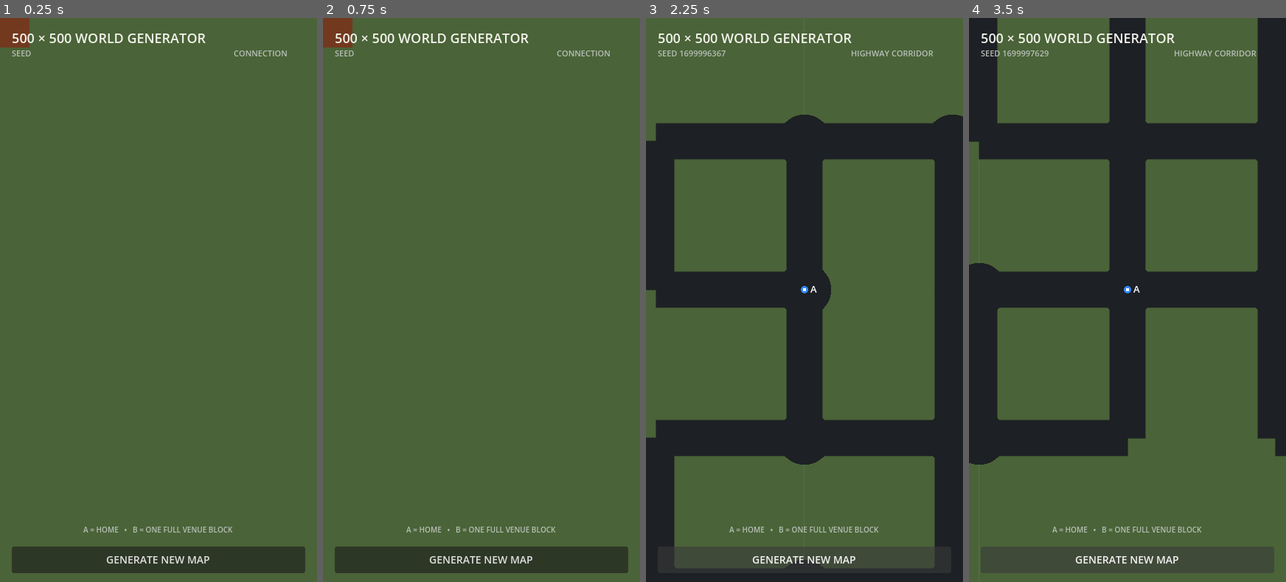
Above: before the commit, frames 1-4 (left to right).
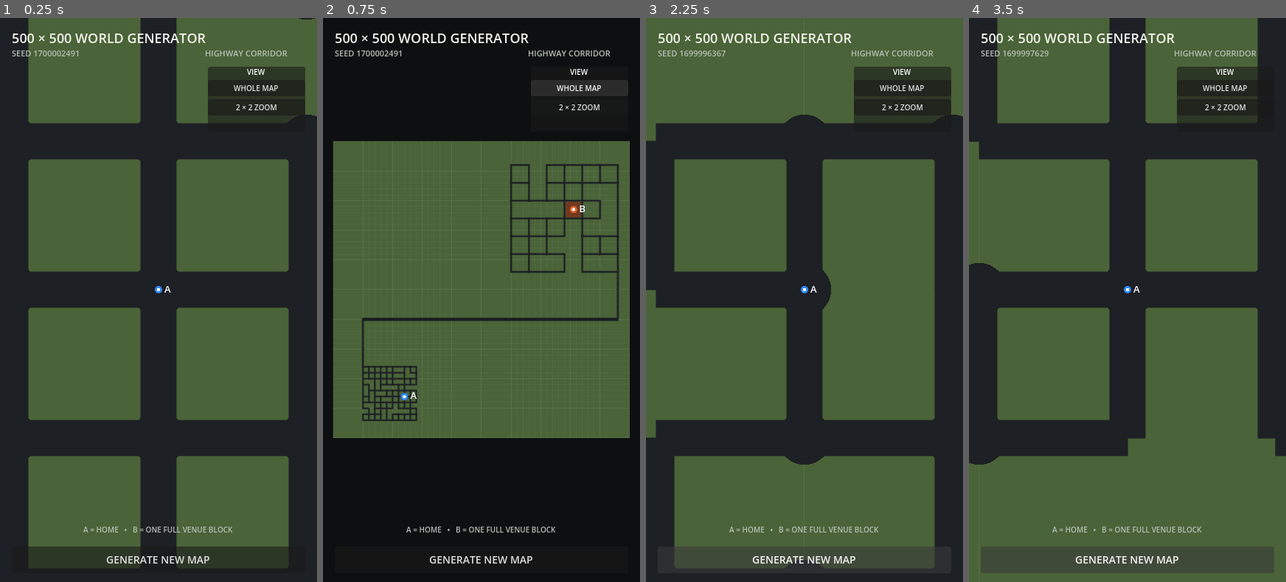
Above: after the commit, the same moments.

Repository: patrickcallahancomedy/comedian
Game: Godot game, scene res://scenes/drive/grid_world_prototype.tscn
Two runs of this game, one before a commit and one after it. Both use one fixed random seed, a clock stepped at 60 frames per second and the inputs below. This scene is started directly instead of the project's main scene.
Inputs (mouse positions are in pixels of both pictures, inside the frame that each line leads up to):
- Up to frame 1 (0.25 s): no input
- Up to frame 2 (0.75 s): click (579, 85) at 0.5 s, where only the run after the commit has a clickable "WHOLE MAP"
- Up to frame 3 (2.25 s): click (902, 108) at 1.25 s, where only the run after the commit has a clickable "2 × 2 ZOOM"; click "GENERATE NEW MAP" at 2 s
- Up to frame 4 (3.5 s): click "GENERATE NEW MAP" at 2.75 s

The runs differ from the first frame. In frame 1, 47% of the frame differs, in the area x 0-100%, y 0-100%; in frame 2, 53%; in frame 3, 3.0%; in frame 4, 2.6%.
Error before the commit: Invalid access to property or key 'pressed' on a base object of type 'null instance'. (res://scripts/drive/grid_world_map.gd:40)

Commit message:
Add generator view settings box

Diff:
--- a/godot/scenes/drive/grid_world_prototype.tscn
+++ b/godot/scenes/drive/grid_world_prototype.tscn
@@ -60,6 +60,36 @@
 text = "CONNECTION"
 horizontal_alignment = 2
 
+
+[node name="SettingsBox" type="PanelContainer" parent="."]
+layout_mode = 0
+offset_left = 282.0
+offset_top = 66.0
+offset_right = 414.0
+offset_bottom = 154.0
+
+[node name="Layout" type="VBoxContainer" parent="SettingsBox"]
+layout_mode = 2
+theme_override_constants/separation = 4
+
+[node name="SettingsLabel" type="Label" parent="SettingsBox/Layout"]
+layout_mode = 2
+theme_override_font_sizes/font_size = 10
+text = "VIEW"
+horizontal_alignment = 1
+
+[node name="WholeMapButton" type="Button" parent="SettingsBox/Layout"]
+layout_mode = 2
+focus_mode = 0
+theme_override_font_sizes/font_size = 10
+text = "WHOLE MAP"
+
+[node name="ZoomMapButton" type="Button" parent="SettingsBox/Layout"]
+layout_mode = 2
+focus_mode = 0
+theme_override_font_sizes/font_size = 10
+text = "2 × 2 ZOOM"
+
 [node name="Legend" type="Label" parent="."]
 layout_mode = 1
 anchors_preset = 12
